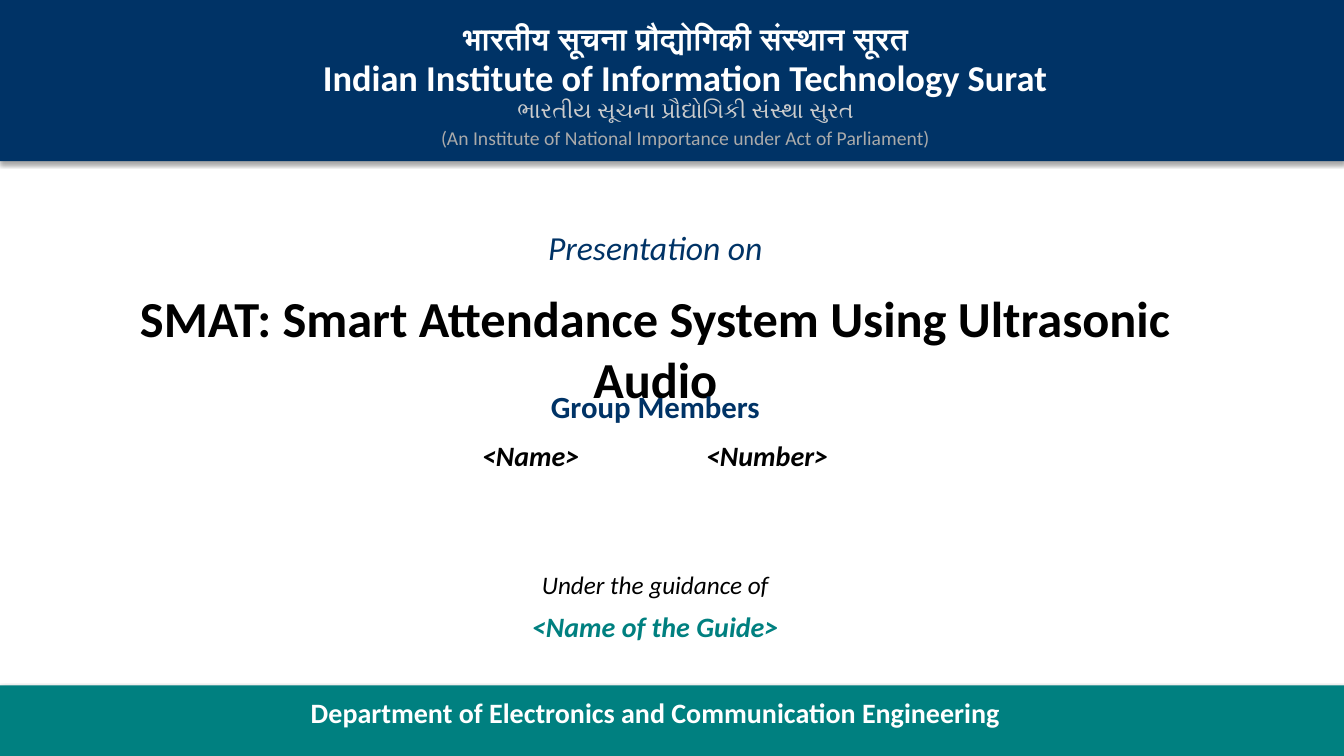
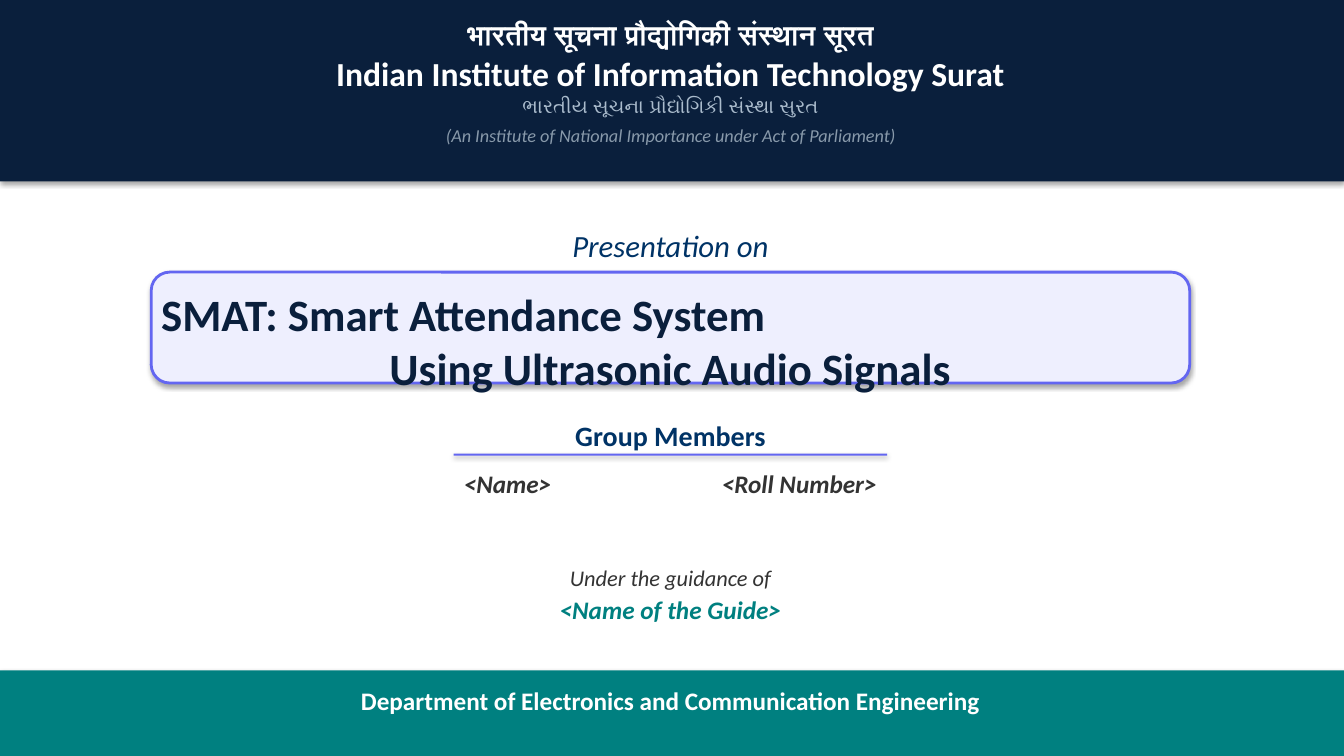
Before and after one commit to CHIRAGKUMAR1718/Smart-Attendance, a slide deck: slide 1 of SMAT_Attendance_Presentation.pptx. Drawn at 1344x756 pixels with LibreOffice and Linux fonts; fonts in the diff are those of the drawing. Boxes give left, top, right and bottom in pixels: in the first picture for what was removed or moved away, otherwise in the second. Text is boxed around its words. In the diff, an @@ line names an element or a change of style, - is before the commit and + after.

```diff
--- a/SMAT_Attendance_Presentation.pptx
+++ b/SMAT_Attendance_Presentation.pptx
@@ rectangle: place and size @@
-rectangle at box(0, 0, 1344, 161)
+rectangle at box(0, 0, 1344, 181)
@@ rectangle at box(0, 0, 1344, 181): fill #003366 to #0A1F3C @@
@@ text "भारतीय सूचना प्रौद्योगिकी संस्थान सूरत" at box(467, 23, 874, 53): size 22 to 20 pt @@
@@ text "Indian Institute of Information Technology ...": place and size @@
-text "Indian Institute of Information Technology ..." at box(323, 65, 1047, 100)
+text "Indian Institute of Information Technology ..." at box(336, 62, 1004, 92)
@@ text "Indian Institute of Information Technology ..." at box(336, 62, 1004, 92): size 26 to 24 pt @@
@@ text "ભારતીય સૂચના પ્રૌદ્યોગિકી સંસ્થા સુરત" at box(522, 98, 818, 118): size 16 to 14 pt, text colour #CCCCCC to #AABBCC @@
@@ text "(An Institute of National Importance ..." at box(446, 129, 895, 145): size 14 to 13 pt, text colour #AAAAAA to #8899AA, italic on @@
@@ text "Presentation on" at box(572, 235, 769, 258): size 24 to 22 pt @@
@@ rounded rectangle added at box(151, 272, 1190, 383), fill #EEEFFE, outline #6366F1 2 pt @@
@@ text at box(161, 299, 950, 393): text changed; size 36 to 32 pt; text colour #000000 to #0A1F3C @@
-SMAT: Smart Attendance System Using Ultrasonic Audio
+SMAT: Smart Attendance System
+Using Ultrasonic Audio Signals
@@ text "Group Members" at box(575, 426, 765, 451): size 22 to 20 pt @@
@@ text "Group Members": place and size @@
-text "Group Members" at box(551, 392, 760, 423)
+text "Group Members" at box(575, 426, 765, 451)
@@ rectangle added at box(454, 454, 887, 456), fill #6366F1 @@
@@ text at box(464, 475, 876, 493): text changed; size 20 to 18 pt; text colour #000000 to #333333 @@
-<Name> <Number>
+<Name> <Roll Number>
@@ text "Under the guidance of" at box(570, 570, 771, 590): size 18 to 16 pt, text colour #000000 to #333333 @@
@@ text "<Name of the Guide>" at box(560, 601, 781, 622): size 20 to 18 pt @@
@@ text "<Name of the Guide>": place and size @@
-text "<Name of the Guide>" at box(532, 617, 778, 641)
+text "<Name of the Guide>" at box(560, 601, 781, 622)
@@ rectangle: place and size @@
-rectangle at box(0, 686, 1344, 756)
+rectangle at box(0, 670, 1344, 756)
@@ text "Department of Electronics and Communication ...": place and size @@
-text "Department of Electronics and Communication ..." at box(311, 703, 999, 728)
+text "Department of Electronics and Communication ..." at box(361, 692, 979, 715)
@@ text "Department of Electronics and Communication ..." at box(361, 692, 979, 715): size 20 to 18 pt @@
```
Also in this commit, not shown: 5 other slides changed, 14 slides added, 9 slides removed, 2 other files.
